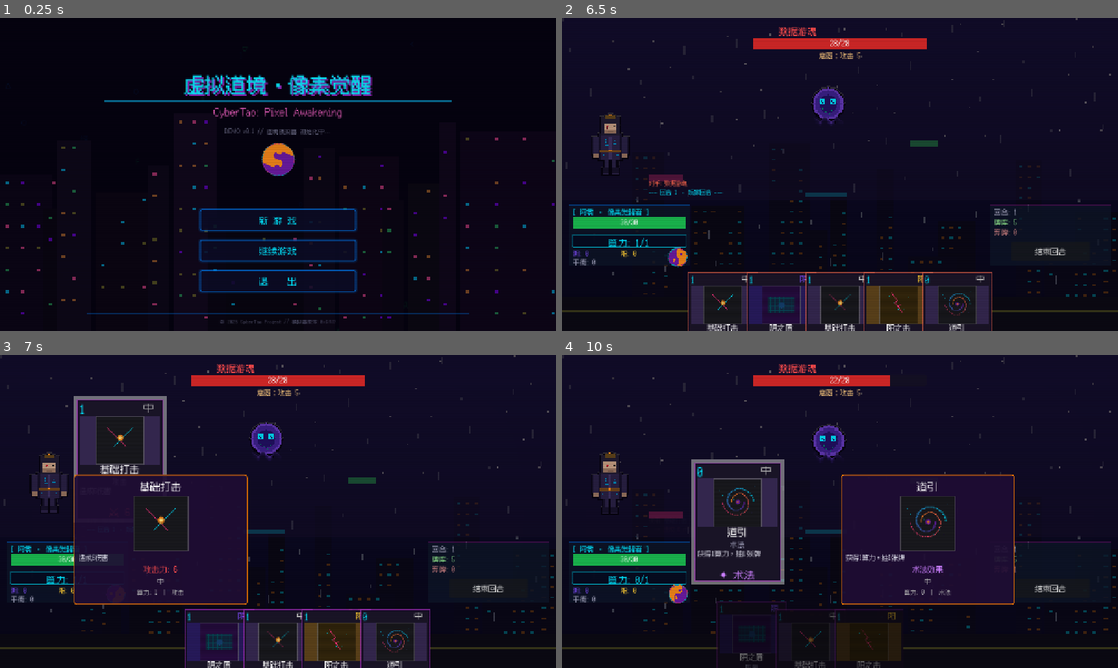
Above: before the commit, frames 1-4 (two rows, left to right).
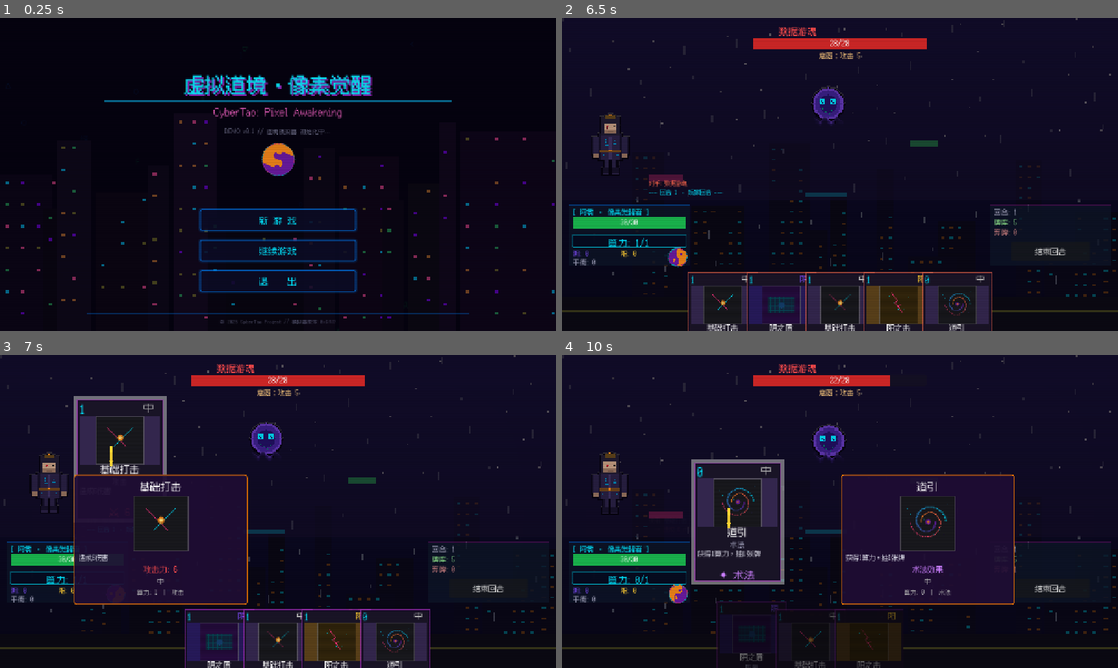
Above: after the commit, the same moments.

Repository: 9G420/CyberTao8
Game: Godot game, scene res://Scenes/Title.tscn
Same seed, same stepped clock (60 frames per second), same inputs: the game is played once before the commit and once after it. Sound files missing from this copy of the repository are replaced by a short silence.
Inputs (mouse positions are in pixels of both pictures, inside the frame that each line leads up to):
- Up to frame 1 (0.25 s): no input
- Up to frame 2 (6.5 s): click "新 游 戏" at 0.5 s; tap Enter (ui_accept) at 1.25, 1.52 s; move the mouse to (962, 158) at 1.27 s; click (962, 158) at 1.42 s; drag from (728, 190) to (812, 237) at 2.02 s; move the mouse to (895, 105) at 2.77 s; click (895, 105) at 2.92 s; click "欲望街·外围" at 3.5 s; click "结束回合" at 4.25 s; click "结束回合" at 5 s; click "结束回合" at 5.75 s
- Up to frame 3 (7 s): drag from (161, 661) to (111, 464) at 6.52 s
- Up to frame 4 (10 s): drag from (778, 661) to (867, 511) at 7.27 s; drag from (812, 661) to (756, 433) at 8.02 s; move the mouse to (867, 661) at 8.77 s; click (867, 661) at 8.92 s; drag from (928, 661) to (728, 527) at 9.52 s

Frames 1-2 are identical in both runs. In frame 3, less than 0.1% of the frame differs, in the area x 19-21%, y 29-36%; in frame 4, less than 0.1%, in the area x 29-31%, y 48-56%.

Commit message:
重写卡牌指向系统为杀戮尖塔式拖拽指向
移除:
- 按钮选择弹窗（敌人/自身/召唤物按钮）
- 半透明遮罩和选择界面
- 二阶段指向流程

新增（杀戮尖塔风格）:
- 卡牌拖拽时实时显示贝塞尔曲线箭头
- 箭头从卡牌中心画到鼠标位置，带三角箭头头
- 鼠标悬停目标时自动高亮（敌人红色/自身蓝色/召唤物绿色）
- 目标精灵modulate变亮作为选中反馈
- 松手在目标上即打出，无需额外点击
- 不在目标上松手则使用默认目标

目标检测:
- 敌人精灵/玩家精灵/召唤物容器均可作为目标
- 检测范围扩大12px使选中更容易
- 召唤物节点添加name标识便于查找
- DEFENSE卡拖到召唤物上可给召唤物加盾

Diff:
--- a/Scripts/Battle/BattleManager.gd
+++ b/Scripts/Battle/BattleManager.gd
@@ -111,12 +111,11 @@
 var _floating_log_container: VBoxContainer = null
 var _front_shield_texture: ImageTexture = null  # cached
 
-# --- 卡牌指向系统 ---
-var _targeting_mode: bool = false
-var _targeting_card: Card = null
-var _targeting_overlay: Control = null
-var _targeting_arrow: Line2D = null
-var _targeting_start_pos: Vector2 = Vector2.ZERO
+# --- 卡牌指向系统（杀戮尖塔式拖拽指向）---
+var _drag_arrow: Line2D = null          # 拖拽时的指向箭头
+var _drag_arrow_head: Polygon2D = null  # 箭头头部三角
+var _highlight_rect: ColorRect = null   # 目标高亮框
+var _last_hover_target: String = ""     # 上次悬停的目标
 
 func _ready() -> void:
 	_setup_ui()
@@ -420,9 +419,8 @@
 		var glow_color := Color(1, 0.85, 0.3).lerp(Color(1, 1, 0.8), pulse)
 		balance_label.add_theme_color_override("font_color", glow_color)
 
-	# 指向箭头跟随鼠标
-	if _targeting_mode and _targeting_arrow:
-		_targeting_arrow.set_point_position(1, get_global_mouse_position())
+	# 拖拽指向箭头 + 目标高亮（杀戮尖塔式）
+	_update_drag_targeting()
 
 # ============================================================
 # Visual helper methods
@@ -815,151 +813,159 @@
 	GameState.yin_count = yin_count
 	GameState.yang_count = yang_count
 
-	# SPELL/POWER卡且有召唤物时 → 指向模式（选择目标）
-	if _should_enter_targeting(data):
-		_enter_targeting_mode(card)
-		return
-
-	# 直接执行效果（无需指向的卡牌）
-	_execute_card_effect(card, data, actual_cost, "enemy")
-
-## 判断是否需要进入指向模式
-func _should_enter_targeting(data: CardData) -> bool:
-	if data.card_type != CardData.CardType.SPELL and data.card_type != CardData.CardType.POWER:
-		return false
-	# 有召唤物在场时才需要指向（否则默认目标即可）
-	if player_summons.size() == 0:
-		return false
-	return true
-
-## 进入指向模式
-func _enter_targeting_mode(card: Card) -> void:
-	_targeting_mode = true
-	_targeting_card = card
-	_targeting_start_pos = Vector2(640, 400)
-
-	# 创建半透明遮罩
-	_targeting_overlay = Control.new()
-	_targeting_overlay.set_anchors_preset(PRESET_FULL_RECT)
-	_targeting_overlay.z_index = 80
-	add_child(_targeting_overlay)
-
-	# 背景遮罩
-	var dim := ColorRect.new()
-	dim.set_anchors_preset(PRESET_FULL_RECT)
-	dim.color = Color(0, 0, 0, 0.4)
-	dim.mouse_filter = Control.MOUSE_FILTER_STOP
-	_targeting_overlay.add_child(dim)
-
-	# 提示文字
-	var hint := Label.new()
-	hint.text = "[ 选择目标 ]"
-	hint.horizontal_alignment = HORIZONTAL_ALIGNMENT_CENTER
-	hint.position = Vector2(440, 8)
-	hint.size = Vector2(400, 30)
-	hint.add_theme_font_size_override("font_size", 22)
-	hint.add_theme_color_override("font_color", Color(1, 0.9, 0.3))
-	_targeting_overlay.add_child(hint)
-
-	# 指向箭头
-	_targeting_arrow = Line2D.new()
-	_targeting_arrow.width = 3.0
-	_targeting_arrow.default_color = Color(1, 0.8, 0.2, 0.8)
-	_targeting_arrow.add_point(_targeting_start_pos)
-	_targeting_arrow.add_point(_targeting_start_pos)
-	_targeting_arrow.z_index = 81
-	_targeting_overlay.add_child(_targeting_arrow)
-
-	# 目标按钮: 敌人
-	var btn_enemy := _create_target_btn("敌人", Color(1, 0.2, 0.2), Vector2(480, 80), Vector2(200, 50))
-	btn_enemy.pressed.connect(func(): _on_target_selected("enemy"))
-	_targeting_overlay.add_child(btn_enemy)
-
-	# 目标按钮: 自身
-	var btn_self := _create_target_btn("自身", Color(0.2, 0.8, 1), Vector2(40, 400), Vector2(200, 50))
-	btn_self.pressed.connect(func(): _on_target_selected("self"))
-	_targeting_overlay.add_child(btn_self)
-
-	# 目标按钮: 每个召唤物
-	for i in range(player_summons.size()):
-		var s: Dictionary = player_summons[i]
-		var btn_summon := _create_target_btn(s["name"], Color(0.2, 1, 0.5), Vector2(260 + i * 160, 350), Vector2(150, 50))
-		var idx: int = i
-		btn_summon.pressed.connect(func(): _on_target_selected("summon_" + str(idx)))
-		_targeting_overlay.add_child(btn_summon)
-
-	# 取消按钮
-	var btn_cancel := _create_target_btn("取消", Color(0.5, 0.5, 0.5), Vector2(540, 460), Vector2(200, 40))
-	btn_cancel.pressed.connect(func(): _cancel_targeting())
-	_targeting_overlay.add_child(btn_cancel)
-
-## 创建目标选择按钮
-func _create_target_btn(text: String, color: Color, pos: Vector2, btn_size: Vector2) -> Button:
-	var btn := Button.new()
-	btn.text = text
-	btn.position = pos
-	btn.size = btn_size
-	btn.add_theme_font_size_override("font_size", 18)
-	var sb := StyleBoxFlat.new()
-	sb.bg_color = Color(color.r * 0.3, color.g * 0.3, color.b * 0.3, 0.9)
-	sb.border_color = color
-	sb.set_border_width_all(2)
-	sb.set_corner_radius_all(4)
-	btn.add_theme_stylebox_override("normal", sb)
-	var sb_hover := StyleBoxFlat.new()
-	sb_hover.bg_color = Color(color.r * 0.5, color.g * 0.5, color.b * 0.5, 0.95)
-	sb_hover.border_color = color.lightened(0.3)
-	sb_hover.set_border_width_all(3)
-	sb_hover.set_corner_radius_all(4)
-	btn.add_theme_stylebox_override("hover", sb_hover)
-	btn.add_theme_color_override("font_color", Color.WHITE)
-	return btn
-
-## 目标选定回调
-func _on_target_selected(target: String) -> void:
-	if not _targeting_mode or not _targeting_card:
-		return
-	var card: Card = _targeting_card
-	var data: CardData = card.card_data
-	var actual_cost: int = data.cost
-	if data.cost == -1:
-		actual_cost = energy
-	_exit_targeting_mode()
+	# 检测鼠标下的目标（杀戮尖塔式拖拽指向）
+	var target: String = _get_target_at_position(get_global_mouse_position())
+	# DEFENSE/SPELL卡有召唤物时，如果没拖到具体目标，默认自身/敌人
+	if target == "" or target == "none":
+		if data.card_type == CardData.CardType.ATTACK:
+			target = "enemy"
+		else:
+			target = "self"
+
+	# 执行效果
 	_execute_card_effect(card, data, actual_cost, target)
 
-## 取消指向
-func _cancel_targeting() -> void:
-	if not _targeting_mode or not _targeting_card:
-		return
-	var card: Card = _targeting_card
-	var data: CardData = card.card_data
-	var actual_cost: int = data.cost
-	if data.cost == -1:
-		actual_cost = energy
-	# 返还费用
-	energy += actual_cost
-	cards_played_this_turn -= 1
-	if data.card_type == CardData.CardType.ATTACK:
-		attacks_played_this_turn -= 1
-	# 返还阴阳
-	if data.yinyang == CardData.YinYang.YIN:
-		yin_count -= abs(data.yinyang_value) if data.yinyang_value != 0 else 1
-	elif data.yinyang == CardData.YinYang.YANG:
-		yang_count -= abs(data.yinyang_value) if data.yinyang_value != 0 else 1
-	GameState.yin_count = yin_count
-	GameState.yang_count = yang_count
-	_exit_targeting_mode()
-	hand_node._return_card_to_hand(card)
-	_update_all_ui()
-
-## 退出指向模式
-func _exit_targeting_mode() -> void:
-	_targeting_mode = false
-	_targeting_card = null
-	if _targeting_overlay:
-		_targeting_overlay.queue_free()
-		_targeting_overlay = null
-	_targeting_arrow = null
+# ============================================================
+# 杀戮尖塔式拖拽指向系统
+# ============================================================
+
+## 每帧更新: 检测是否有卡牌正在拖拽，显示箭头和高亮
+func _update_drag_targeting() -> void:
+	var dragging_card: Card = null
+	if hand_node:
+		for c in hand_node.cards:
+			if c.is_dragging:
+				dragging_card = c
+				break
+
+	if dragging_card and dragging_card.card_data:
+		var mouse_pos: Vector2 = get_global_mouse_position()
+		var card_center: Vector2 = dragging_card.global_position + dragging_card.size * 0.5
+		# 显示箭头
+		_show_drag_arrow(card_center, mouse_pos)
+		# 检测并高亮目标
+		var hover_target: String = _get_target_at_position(mouse_pos)
+		if hover_target != _last_hover_target:
+			_last_hover_target = hover_target
+			_update_target_highlight(hover_target)
+	else:
+		_hide_drag_arrow()
+		if _last_hover_target != "":
+			_last_hover_target = ""
+			_update_target_highlight("")
+
+## 获取指定位置下的目标单位
+func _get_target_at_position(pos: Vector2) -> String:
+	# 检查敌人精灵
+	if enemy_sprite and _is_pos_over_node(pos, enemy_sprite):
+		return "enemy"
+	# 检查玩家精灵
+	if player_sprite and _is_pos_over_node(pos, player_sprite):
+		return "self"
+	# 检查召唤物精灵
+	if play_zone:
+		for i in range(player_summons.size()):
+			var summon_node: Node = play_zone.get_node_or_null("summon_" + str(i))
+			if summon_node and summon_node is Control:
+				if _is_pos_over_node(pos, summon_node as Control):
+					return "summon_" + str(i)
+	return ""
+
+## 判断位置是否在节点范围内（含扩展边距）
+func _is_pos_over_node(pos: Vector2, node: Control) -> bool:
+	var rect := Rect2(node.global_position, node.size * node.scale)
+	# 扩大检测范围使更容易选中
+	rect = rect.grow(12.0)
+	return rect.has_point(pos)
+
+## 显示拖拽箭头（贝塞尔曲线）
+func _show_drag_arrow(from: Vector2, to: Vector2) -> void:
+	if not _drag_arrow:
+		_drag_arrow = Line2D.new()
+		_drag_arrow.width = 4.0
+		_drag_arrow.default_color = Color(1, 0.85, 0.2, 0.9)
+		_drag_arrow.z_index = 90
+		_drag_arrow.begin_cap_mode = Line2D.LINE_CAP_ROUND
+		_drag_arrow.end_cap_mode = Line2D.LINE_CAP_ROUND
+		add_child(_drag_arrow)
+	if not _drag_arrow_head:
+		_drag_arrow_head = Polygon2D.new()
+		_drag_arrow_head.color = Color(1, 0.85, 0.2, 0.9)
+		_drag_arrow_head.z_index = 91
+		add_child(_drag_arrow_head)
+
+	_drag_arrow.visible = true
+	_drag_arrow_head.visible = true
+
+	# 贝塞尔曲线：从卡牌到鼠标，中间控制点在上方
+	var mid_y: float = minf(from.y, to.y) - 40.0
+	var ctrl: Vector2 = Vector2((from.x + to.x) * 0.5, mid_y)
+	_drag_arrow.clear_points()
+	var segments: int = 16
+	for i in range(segments + 1):
+		var t: float = float(i) / float(segments)
+		var p: Vector2 = from.lerp(ctrl, t).lerp(ctrl.lerp(to, t), t)
+		_drag_arrow.add_point(p)
+
+	# 箭头三角形
+	var dir: Vector2 = (to - ctrl).normalized()
+	var perp: Vector2 = Vector2(-dir.y, dir.x)
+	var tip: Vector2 = to
+	var arrow_size: float = 10.0
+	_drag_arrow_head.polygon = PackedVector2Array([
+		tip,
+		tip - dir * arrow_size + perp * arrow_size * 0.5,
+		tip - dir * arrow_size - perp * arrow_size * 0.5
+	])
+
+## 隐藏拖拽箭头
+func _hide_drag_arrow() -> void:
+	if _drag_arrow:
+		_drag_arrow.visible = false
+	if _drag_arrow_head:
+		_drag_arrow_head.visible = false
+
+## 更新目标高亮
+func _update_target_highlight(target: String) -> void:
+	# 清除旧高亮
+	if _highlight_rect:
+		_highlight_rect.queue_free()
+		_highlight_rect = null
+	# 重置所有精灵调制
+	if enemy_sprite:
+		enemy_sprite.modulate = Color.WHITE
+	if player_sprite:
+		player_sprite.modulate = Color.WHITE
+
+	if target == "":
+		return
+
+	var target_node: Control = null
+	var highlight_color := Color(1, 1, 0.3, 0.25)
+
+	if target == "enemy" and enemy_sprite:
+		target_node = enemy_sprite
+		highlight_color = Color(1, 0.3, 0.2, 0.3)
+		enemy_sprite.modulate = Color(1.3, 1.1, 1.1)
+	elif target == "self" and player_sprite:
+		target_node = player_sprite
+		highlight_color = Color(0.2, 0.8, 1, 0.3)
+		player_sprite.modulate = Color(1.1, 1.2, 1.3)
+	elif target.begins_with("summon_") and play_zone:
+		var idx_str: String = target.replace("summon_", "")
+		var summon_node: Node = play_zone.get_node_or_null("summon_" + idx_str)
+		if summon_node and summon_node is Control:
+			target_node = summon_node as Control
+			highlight_color = Color(0.2, 1, 0.5, 0.3)
+
+	if target_node:
+		_highlight_rect = ColorRect.new()
+		_highlight_rect.global_position = target_node.global_position - Vector2(4, 4)
+		_highlight_rect.size = target_node.size * target_node.scale + Vector2(8, 8)
+		_highlight_rect.color = highlight_color
+		_highlight_rect.z_index = 50
+		_highlight_rect.mouse_filter = Control.MOUSE_FILTER_IGNORE
+		add_child(_highlight_rect)
 
 ## 执行卡牌效果（target: "enemy", "self", "summon_0", "summon_1" 等）
 func _execute_card_effect(card: Card, data: CardData, actual_cost: int, target: String) -> void:
@@ -1681,6 +1687,7 @@
 ## 创建单个召唤物战场节点
 func _create_summon_battlefield_node(s: Dictionary, sx: int, sy: int, sw: int, sh: int, idx: int, is_front: bool) -> void:
 	var container := Control.new()
+	container.name = "summon_" + str(idx)
 	container.position = Vector2(sx, sy)
 	container.size = Vector2(sw, sh + 30)
 	container.mouse_filter = Control.MOUSE_FILTER_PASS
